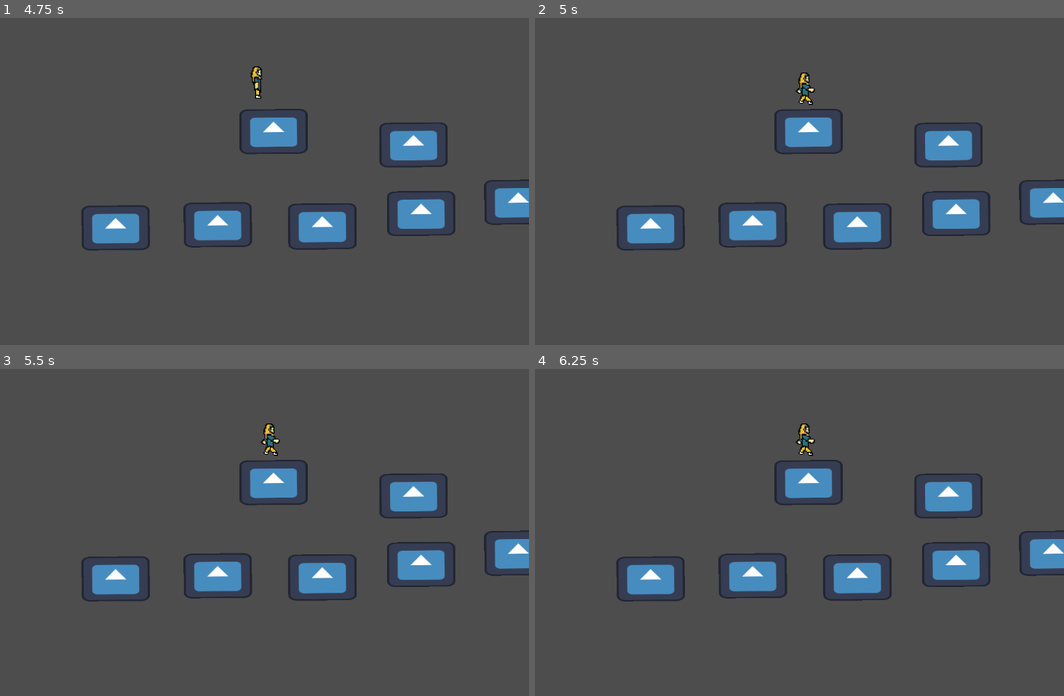
Above: before the commit, frames 1-4 (two rows, left to right).
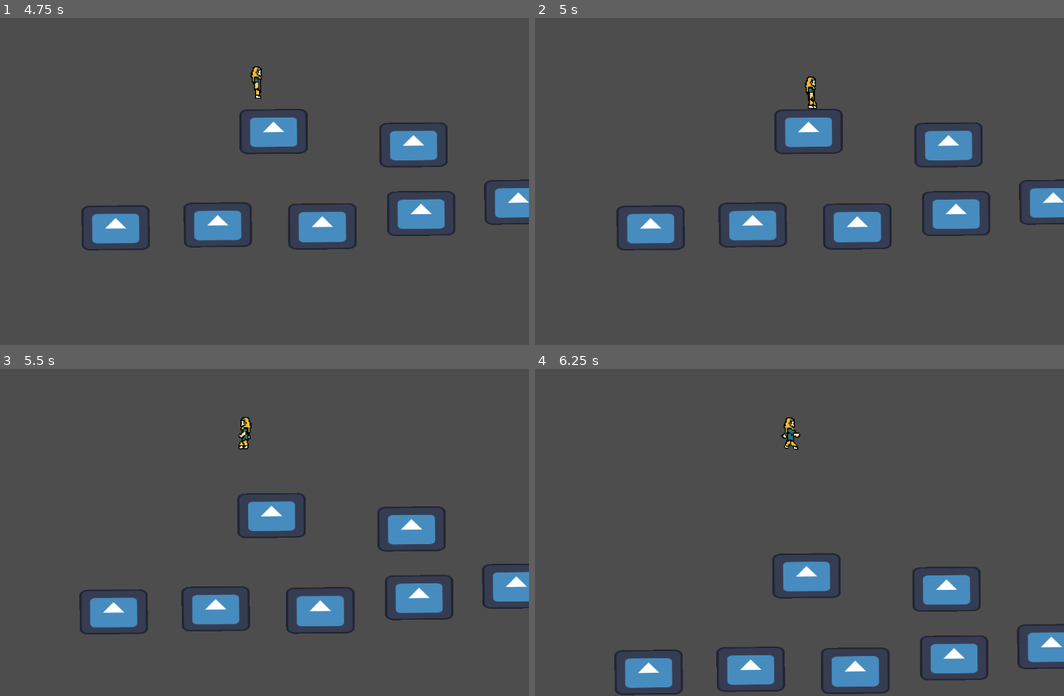
Above: after the commit, the same moments.

Repository: TalesMarc/AngelaCultoRepository
Game: Godot game, scene res://inicio.tscn
Same seed, same stepped clock (60 frames per second), same inputs: the game is played once before the commit and once after it. The engine's default icon, where the game draws it, is replaced by a stand-in: a white triangle on a blue panel in a dark square.
Inputs:
- Up to frame 1 (4.75 s): click "Play" at 0.5 s; hold D (move_right) 1.28-2.78 s; tap Space (jump) at 1.52, 2.27, 3.77, 4.52 s; hold A (move_left) 2.78-3.53 s; hold D (move_right) from 3.53 s (still down)
- Up to frame 2 (5 s): keep holding D (move_right); tap Escape (Menu_Game) at 4.9 s
- Up to frame 3 (5.5 s): release D (move_right) at 5.03 s; hold A (move_left) from 5.03 s (still down); tap Space (jump) at 5.27 s
- Up to frame 4 (6.25 s): release A (move_left) at 5.78 s; hold D (move_right) from 5.78 s (still down)

Frame 1 is identical in both runs. In frame 2, 0.3% of the frame differs, in the area x 49-54%, y 16-28%; in frame 3, 14%; in frame 4, 14%, in the area x 14-100%, y 14-100%.

Commit message:
Atualização automática do projeto

Diff:
--- a/node_2d.gd
+++ b/node_2d.gd
@@ -1,32 +1,25 @@
 extends Node2D # Ou Control, dependendo do nó principal da sua cena de jogo
 
-@onready var pause_menu = $CanvasLayer/PauseMenu # Ajuste o caminho SE necessário
-var is_paused = false
+@onready var options_menu = $OptionsMenu # Assumindo que seu menu de opções se chama "OptionsMenu"
 
 func _ready():
-	if is_instance_valid(pause_menu):
-		pause_menu.visible = false
+	# Certifica-se de que o menu de opções esteja inicialmente invisível
+	if is_instance_valid(options_menu):
+		options_menu.visible = false
 
 func _input(event):
-	if event.is_action_pressed("Menu_Game"):
-		toggle_pause()
+	if event.is_action_pressed("Menu_Game"): # Mantemos a mesma ação para o Esc
+		toggle_options_menu()
 
-func toggle_pause():
-	is_paused = not is_paused
-	get_tree().paused = is_paused
-	if is_instance_valid(pause_menu):
-		pause_menu.visible = is_paused
-		# Se houver um nó Control dentro do seu CanvasLayer que deve receber o foco:
-		# var algum_control = pause_menu.get_node("NomeDoControl")
-		# if is_instance_valid(algum_control) and algum_control is Control:
-		# 	if is_paused:
-		# 		algum_control.grab_focus()
+func toggle_options_menu():
+	if is_instance_valid(options_menu):
+		options_menu.visible = not options_menu.visible
 
 func _on_resume_button_pressed():
-	toggle_pause()
+	toggle_options_menu() # Fecha o menu de opções (se você tiver um botão de "Voltar")
 
 func _on_main_menu_button_pressed():
-	get_tree().paused = false
+	# Aqui você colocaria a lógica para ir para o menu principal
 	get_tree().change_scene_to_file("res://inicio.tscn")
 
 func _on_quit_button_pressed():
